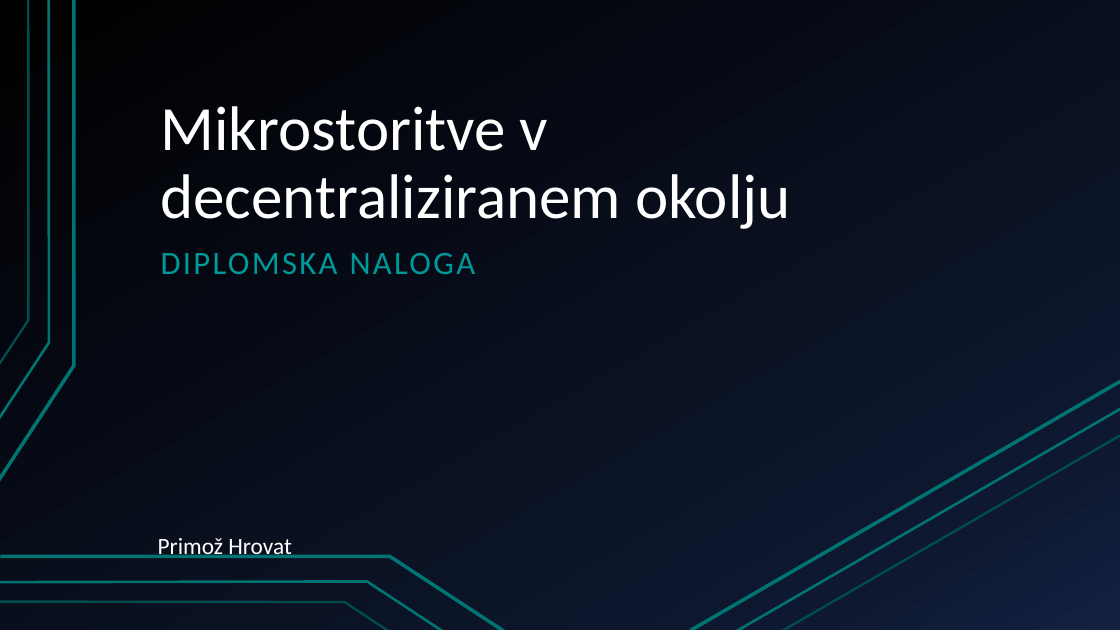
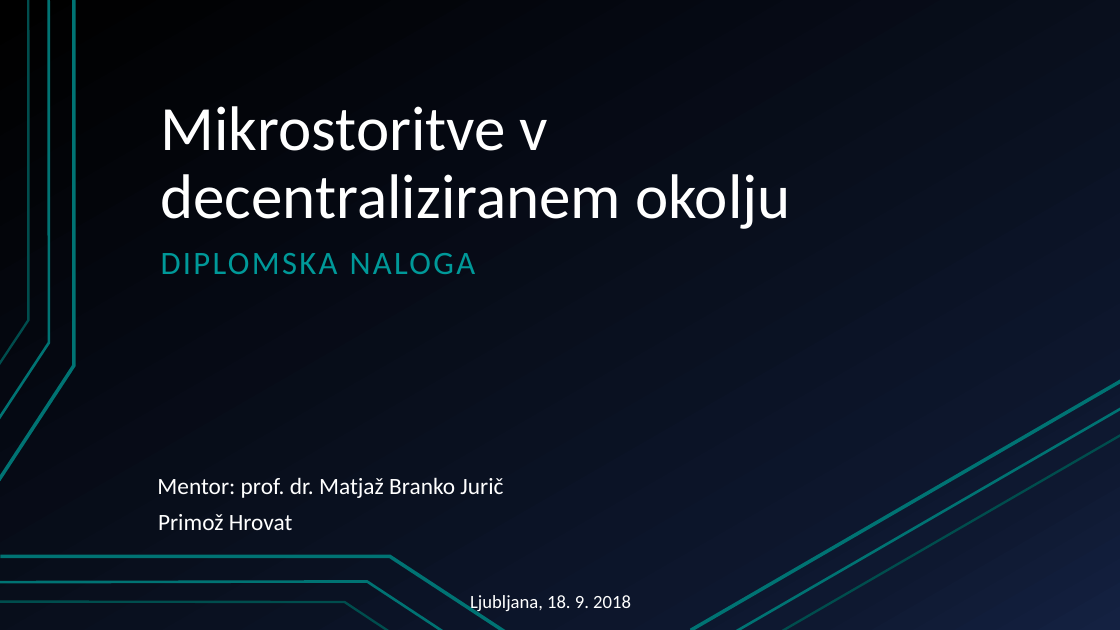
Before and after one commit to primozH/diploma, a slide deck: slide 1 of mikrostoritve decentralizacija.pptx. Drawn at 1120x630 pixels with LibreOffice and Linux fonts; fonts in the diff are those of the drawing. Boxes give left, top, right and bottom in pixels: in the first picture for what was removed or moved away, otherwise in the second. Text is boxed around its words. In the diff, an @@ line names an element or a change of style, - is before the commit and + after.

```diff
--- a/mikrostoritve decentralizacija.pptx
+++ b/mikrostoritve decentralizacija.pptx
@@ text added at (157,477,503,498), 20 pt, text #FFFFFF @@
+Mentor: prof. dr. Matjaž Branko Jurič
@@ text "Primož Hrovat" rewrapped from (158,538,292,558) to (158,514,293,530) @@
@@ text added at (470,595,631,614), 16 pt, text #FFFFFF @@
+Ljubljana, 18. 9. 2018
```
Also in this commit, not shown: 8 other slides changed, 6 slides added, 4 slides removed.
